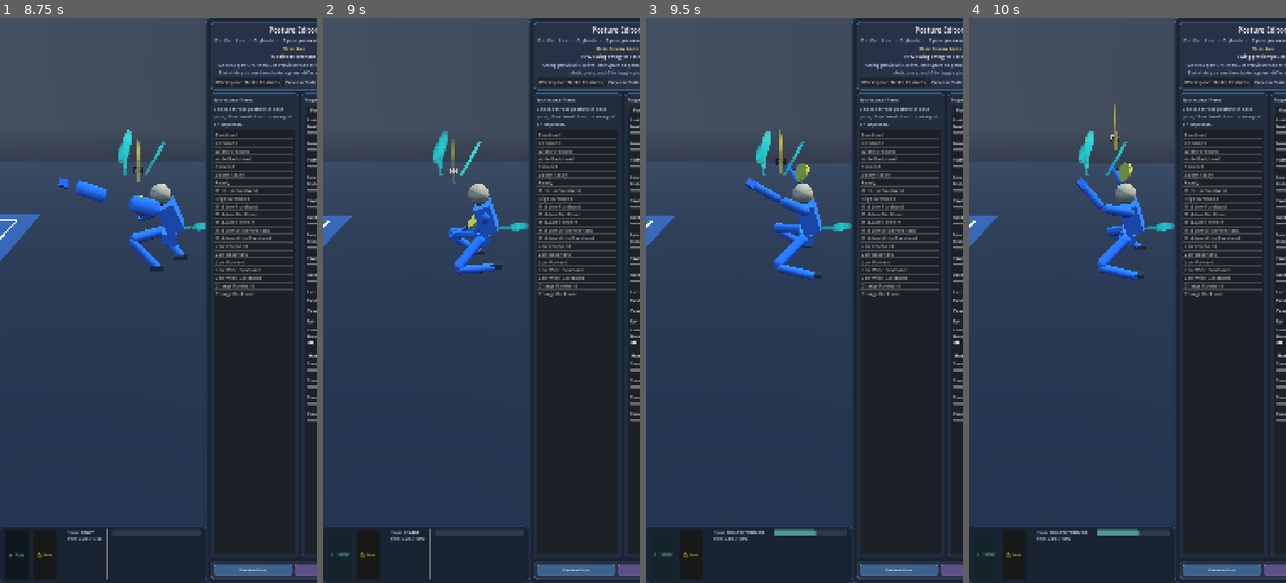
Above: before the commit, frames 1-4 (left to right).
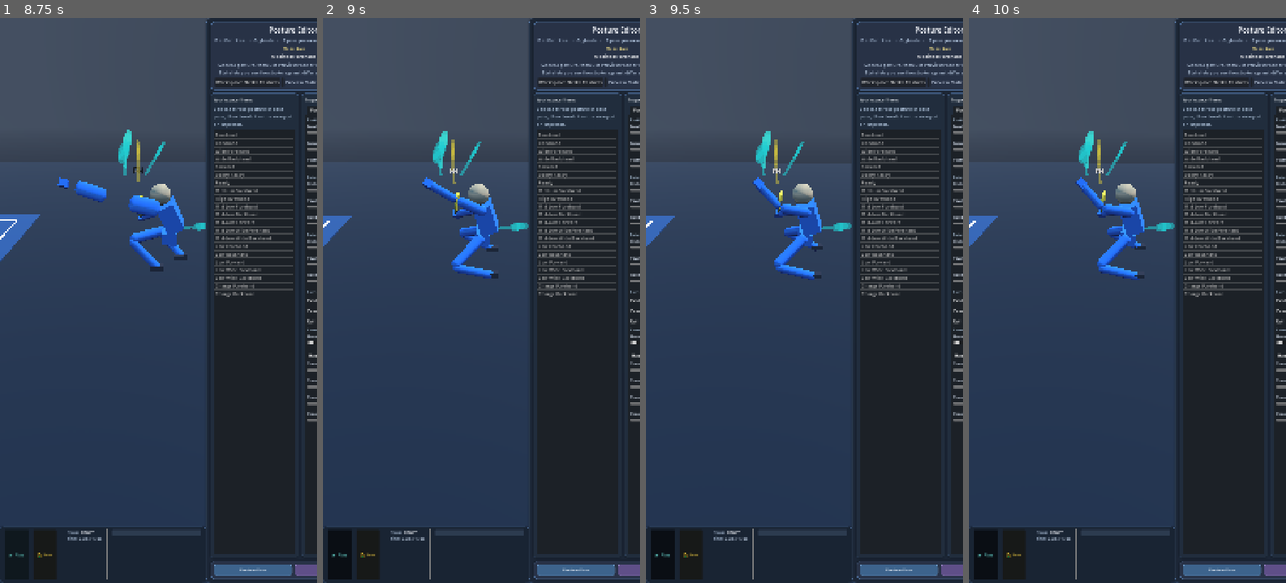
Above: after the commit, the same moments.

Repository: pyroboy/pickleball-godot
Game: Godot game, scene res://scenes/game.tscn
The game is run twice, just before and just after one commit, with the same random seed, the same clock (stepped at 60 frames per second) and the same inputs.
Inputs (mouse positions are in pixels of both pictures, inside the frame that each line leads up to):
- Up to frame 1 (8.75 s): tap Enter at 0.5 s; move the mouse to (228, 272) at 0.52 s; hold D (move_right) 0.53-1.25 s; hold T 0.53-1.25 s; click (228, 272) at 0.67 s; tap Space (ui_accept) at 0.77, 1.07, 3.77, 4.07, 6.77, 7.07, 8 s; drag from (95, 328) to (142, 413) at 1.27 s; move the mouse to (190, 176) at 2.02 s; hold D (move_right) 2.03-2.75 s; tap 7 at 2.1 s; click (190, 176) at 2.17 s; drag from (142, 413) to (63, 215) at 2.77 s; move the mouse to (253, 385) at 3.52 s; hold A (move_left) 3.53-4.25 s; tap Y at 3.6 s; click (253, 385) at 3.67 s; drag from (63, 215) to (110, 159) at 4.27 s; move the mouse to (174, 300) at 5.02 s; hold S (move_down) 5.03-5.75 s; tap I at 5.1 s; click (174, 300) at 5.17 s; drag from (110, 159) to (95, 328) at 5.77 s; move the mouse to (228, 272) at 6.52 s; hold W (move_up) 6.53-7.25 s; hold O 6.53-7.25 s; click (228, 272) at 6.67 s; drag from (95, 328) to (142, 413) at 7.27 s; move the mouse to (190, 176) at 8.02 s; hold S (move_down) from 8.03 s (still down); hold E from 8.03 s (still down); click (190, 176) at 8.17 s
- Up to frame 2 (9 s): release S (move_down) at 8.75 s; release E at 8.75 s; click "▶ Play" at 8.75 s
- Up to frame 3 (9.5 s): no input
- Up to frame 4 (10 s): click "⏸ Pause" (after the commit: "▶ Play") at 9.5 s

Frame 1 is identical in both runs. In frame 2, 1.7% of the frame differs, in the area x 2-100%, y 5-96%; in frame 3, 1.7%; in frame 4, 0.8%.

Commit message:
fix: suppress camera orbit during gizmo drag + tab-name billboard label
GizmoController._input():
- Call get_viewport().set_input_as_handled() when gizmo drag/hover
  is active so the camera rig does not also receive mouse events
  and orbit while the user is trying to manipulate a gizmo.

GizmoController:
- Add _tab_label (Label3D billboard) showing [TabName] above hovered/selected gizmos.
- Label follows gizmo during drag. Hidden when no gizmo is hovered/selected.
- Shows which editor tab (Paddle, Torso, Head, Arms, Legs) the gizmo
  belongs to so users can identify gizmo purpose at a glance.

Diff:
--- a/scripts/posture_editor/gizmo_controller.gd
+++ b/scripts/posture_editor/gizmo_controller.gd
@@ -28,6 +28,7 @@
 # Visual feedback
 var _selection_highlight: MeshInstance3D
 var _axis_lines: Node3D
+var _tab_label: Label3D
 
 func _ready() -> void:
 	# Find camera
@@ -54,6 +55,19 @@
 	_axis_lines.name = "AxisLines"
 	add_child(_axis_lines)
 
+	# Create tab-name billboard label
+	_tab_label = Label3D.new()
+	_tab_label.name = "TabLabel"
+	_tab_label.billboard = BaseMaterial3D.BILLBOARD_ENABLED
+	_tab_label.text = ""
+	_tab_label.font_size = 48
+	_tab_label.modulate = Color(1, 0.95, 0.6, 0.9)
+	_tab_label.outline_modulate = Color(0.1, 0.1, 0.1, 0.8)
+	_tab_label.pixel_size = 0.005
+	_tab_label.no_depth_test = true
+	_tab_label.visible = false
+	add_child(_tab_label)
+
 func _input(event: InputEvent) -> void:
 	if not _camera:
 		return
@@ -62,12 +76,17 @@
 		if event.button_index == MOUSE_BUTTON_LEFT:
 			if event.pressed:
 				_try_select_gizmo(event.position)
+				# Consume input so camera orbit doesn't also fire
+				if _dragging:
+					get_viewport().set_input_as_handled()
 			else:
 				_stop_drag()
+				get_viewport().set_input_as_handled()
 
 	elif event is InputEventMouseMotion:
 		if _dragging and _selected_gizmo:
 			_update_drag(event.position)
+			get_viewport().set_input_as_handled()
 		else:
 			_update_hover(event.position)
 
@@ -106,6 +125,11 @@
 	# Show axis lines
 	_show_axis_lines(gizmo.global_position)
 
+	# Show tab label on selected gizmo
+	_tab_label.global_position = gizmo.global_position + Vector3(0, 0.3, 0)
+	_tab_label.text = "[%s]" % gizmo.tab_name
+	_tab_label.visible = true
+
 	gizmo_selected.emit(gizmo)
 
 func _deselect_gizmo() -> void:
@@ -115,6 +139,7 @@
 
 	_selection_highlight.visible = false
 	_axis_lines.visible = false
+	_tab_label.visible = false
 
 	gizmo_deselected.emit()
 
@@ -138,6 +163,15 @@
 		_hovered_gizmo = hovered
 		if _hovered_gizmo:
 			_hovered_gizmo.set_hovered(true)
+
+	# Update tab label — show on hovered (or selected) gizmo
+	if _hovered_gizmo:
+		var target_gizmo: GizmoHandle = _selected_gizmo if _selected_gizmo else _hovered_gizmo
+		_tab_label.global_position = target_gizmo.global_position + Vector3(0, 0.3, 0)
+		_tab_label.text = "[%s]" % target_gizmo.tab_name
+		_tab_label.visible = true
+	else:
+		_tab_label.visible = false
 
 func _start_drag(gizmo: GizmoHandle, screen_pos: Vector2) -> void:
 	_dragging = true
@@ -179,6 +213,9 @@
 		_update_axis_lines_position(new_pos)
 		gizmo_moved.emit(_selected_gizmo, new_pos)
 
+	# Keep tab label on top of gizmo while dragging
+	_tab_label.global_position = _selected_gizmo.global_position + Vector3(0, 0.3, 0)
+
 func _stop_drag() -> void:
 	if _dragging and _selected_gizmo:
 		gizmo_drag_ended.emit(_selected_gizmo)
